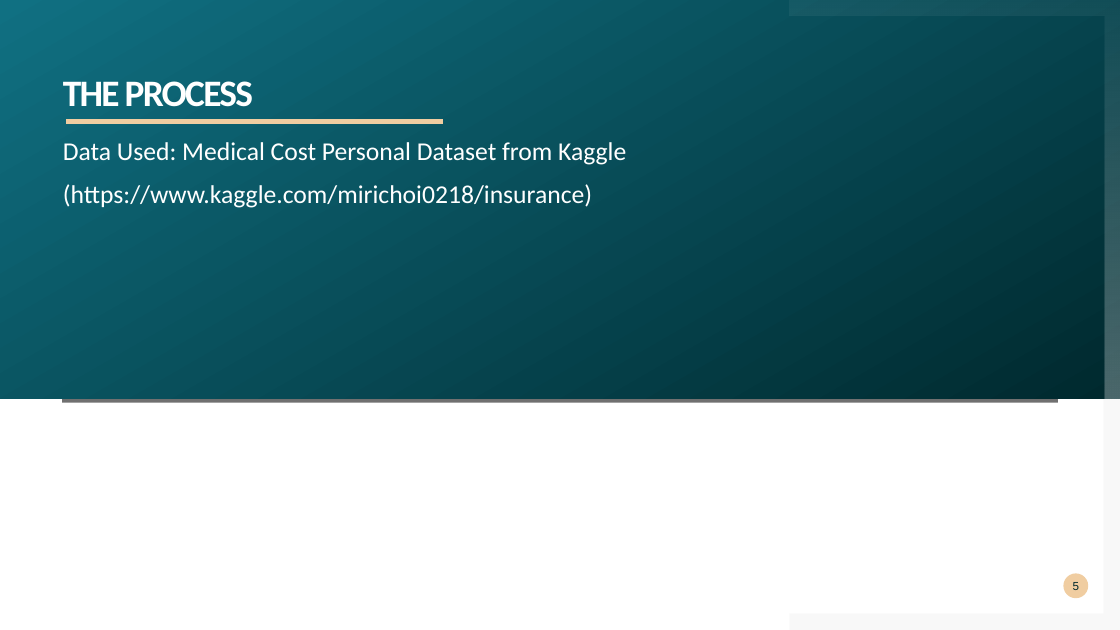
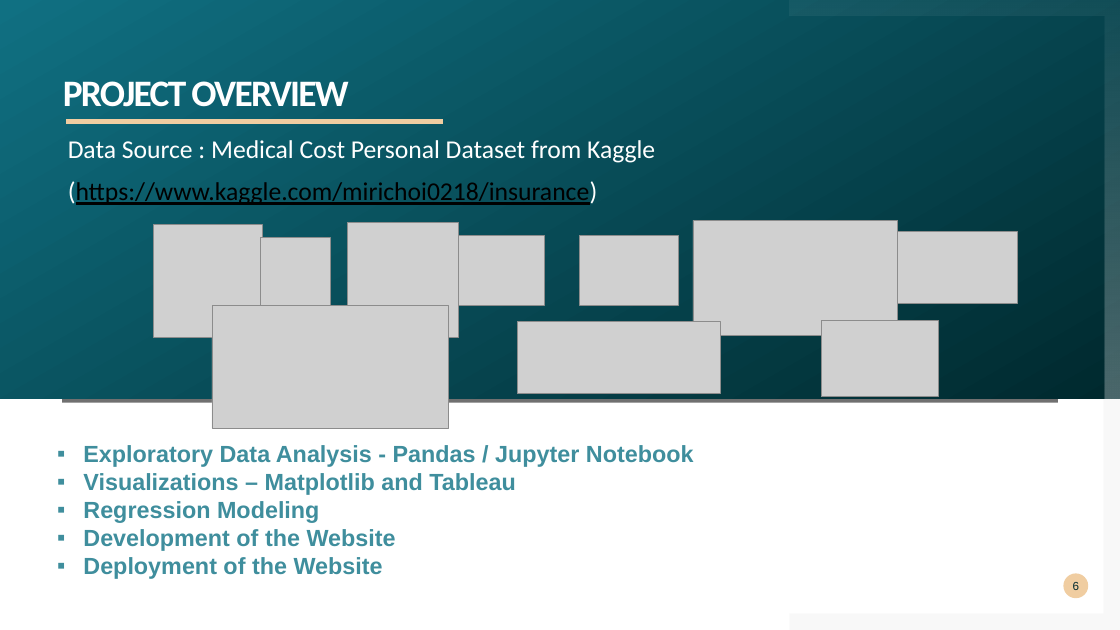
Before and after one commit to khutula/Medical-Insurance-Costs, a slide deck: slide 6 of Medical Insurance Cost.pptx (slide 5 before the commit). Drawn at 1120x630 pixels with LibreOffice and Linux fonts; fonts in the diff are those of the drawing; grey boxes stand for pictures. Boxes give left, top, right and bottom in pixels: in the first picture for what was removed or moved away, otherwise in the second. Text is boxed around its words. In the diff, an @@ line names an element or a change of style, - is before the commit and + after.

```diff
--- a/Medical Insurance Cost.pptx
+++ b/Medical Insurance Cost.pptx
@@ title at [63, 81, 348, 107]: text changed @@
-THE PROCESS
+PROJECT OVERVIEW
@@ text at [68, 140, 655, 163]: text changed @@
-Data Used: Medical Cost Personal Dataset from Kaggle
+Data Source : Medical Cost Personal Dataset from Kaggle
@@ text at [68, 181, 598, 205]: text colour #FFFFFF to #000000, underline on in "(https://www.kaggle.com/mirichoi0218/insurance)" @@
@@ picture added at [154, 225, 262, 338] @@
@@ picture added at [260, 238, 330, 306] @@
@@ picture added at [348, 223, 459, 338] @@
@@ picture added at [459, 235, 544, 305] @@
@@ picture added at [580, 235, 678, 305] @@
@@ picture added at [693, 220, 898, 335] @@
@@ picture added at [898, 232, 1018, 304] @@
@@ picture added at [212, 305, 448, 429] @@
@@ picture added at [518, 322, 720, 394] @@
@@ picture added at [822, 320, 939, 397] @@
@@ text added at [83, 445, 694, 579], 20 pt, text #3F8E9D, bold @@
+▪ Exploratory Data Analysis - Pandas / Jupyter Notebook
+▪ Visualizations – Matplotlib and Tableau
+▪ Regression Modeling
+▪ Development of the Website
+▪ Deployment of the Website
```
Also in this commit, not shown: 4 other slides changed, 9 slides added, 8 slides removed.
